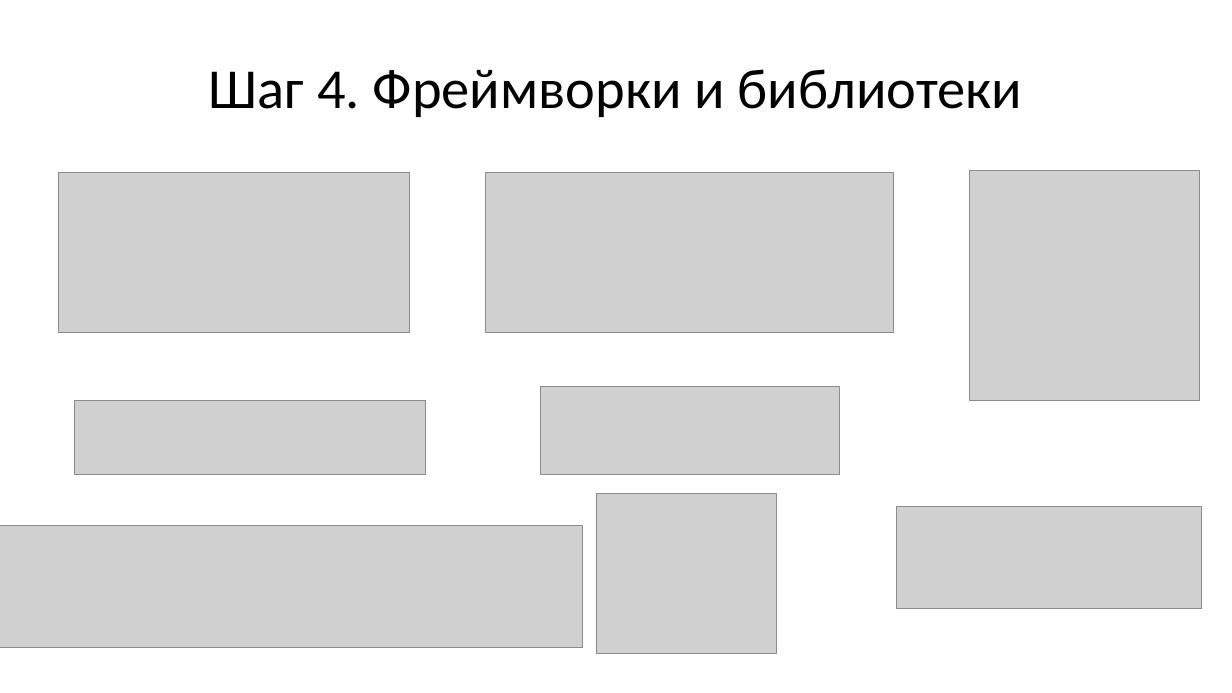
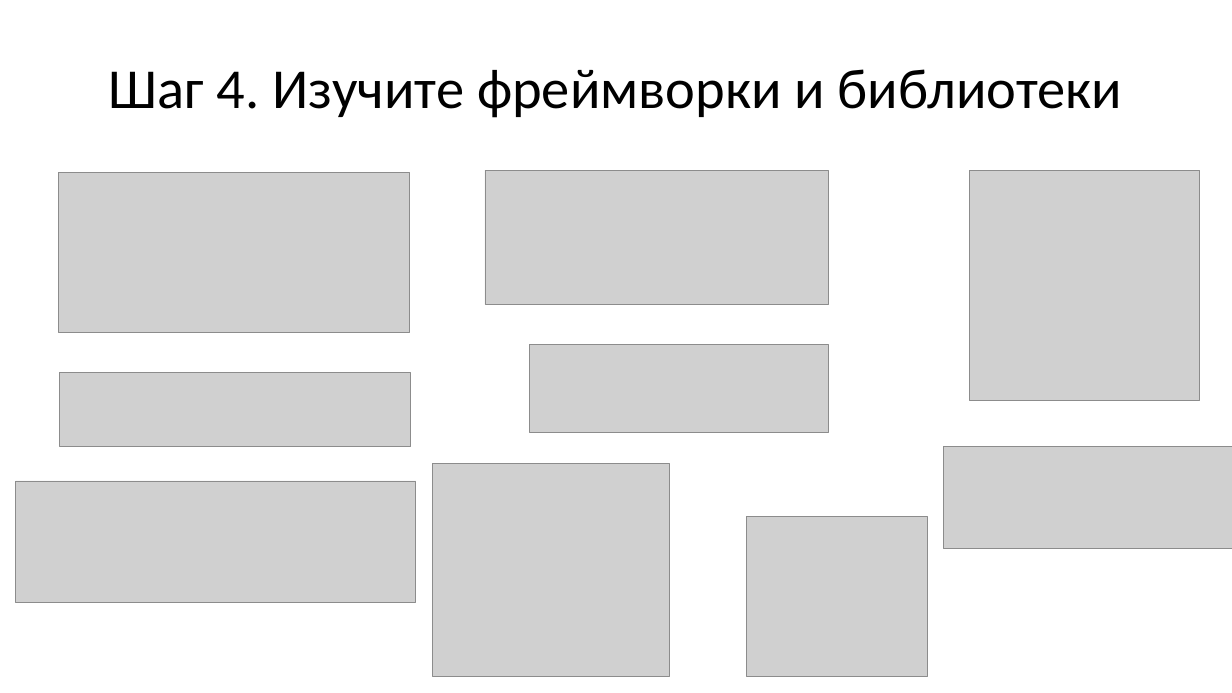
Before and after one commit to maxchv/LearnPython, a slide deck: slide 19 of webminar.pptx. Drawn at 1232x693 pixels with LibreOffice and Linux fonts; fonts in the diff are those of the drawing; grey boxes stand for pictures. Boxes give left, top, right and bottom in pixels: in the first picture for what was removed or moved away, otherwise in the second. Text is boxed around its words. In the diff, an @@ line names an element or a change of style, - is before the commit and + after.

```diff
--- a/webminar.pptx
+++ b/webminar.pptx
@@ title at box(108, 69, 1122, 118): text changed @@
-Шаг 4. Фреймворки и библиотеки
+Шаг 4. Изучите фреймворки и библиотеки
@@ picture: place and size @@
-picture at box(486, 173, 895, 333)
+picture at box(485, 170, 828, 304)
@@ picture: place and size @@
-picture at box(541, 387, 840, 475)
+picture at box(530, 345, 829, 433)
@@ picture: place and size @@
-picture at box(75, 400, 426, 474)
+picture at box(60, 372, 411, 446)
@@ picture: place and size @@
-picture at box(897, 506, 1202, 608)
+picture at box(944, 447, 1232, 549)
@@ picture added at box(433, 463, 669, 676) @@
@@ picture: place and size @@
-picture at box(0, 526, 582, 647)
+picture at box(16, 482, 416, 603)
@@ picture: place and size @@
-picture at box(596, 494, 776, 654)
+picture at box(747, 517, 927, 677)
```
Also in this commit, not shown: 8 other slides changed, 5 slides added, 1 slide removed.
